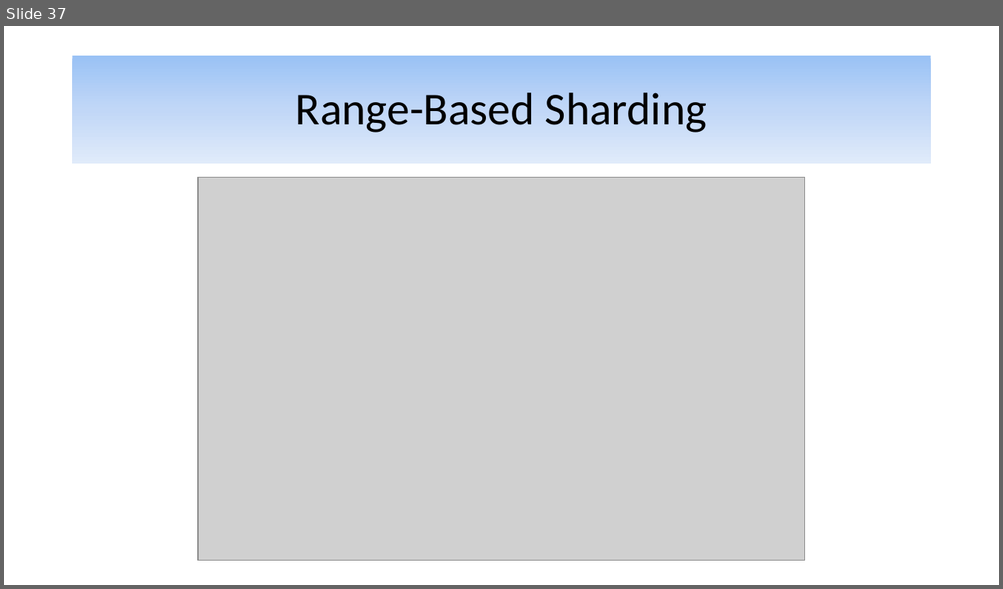
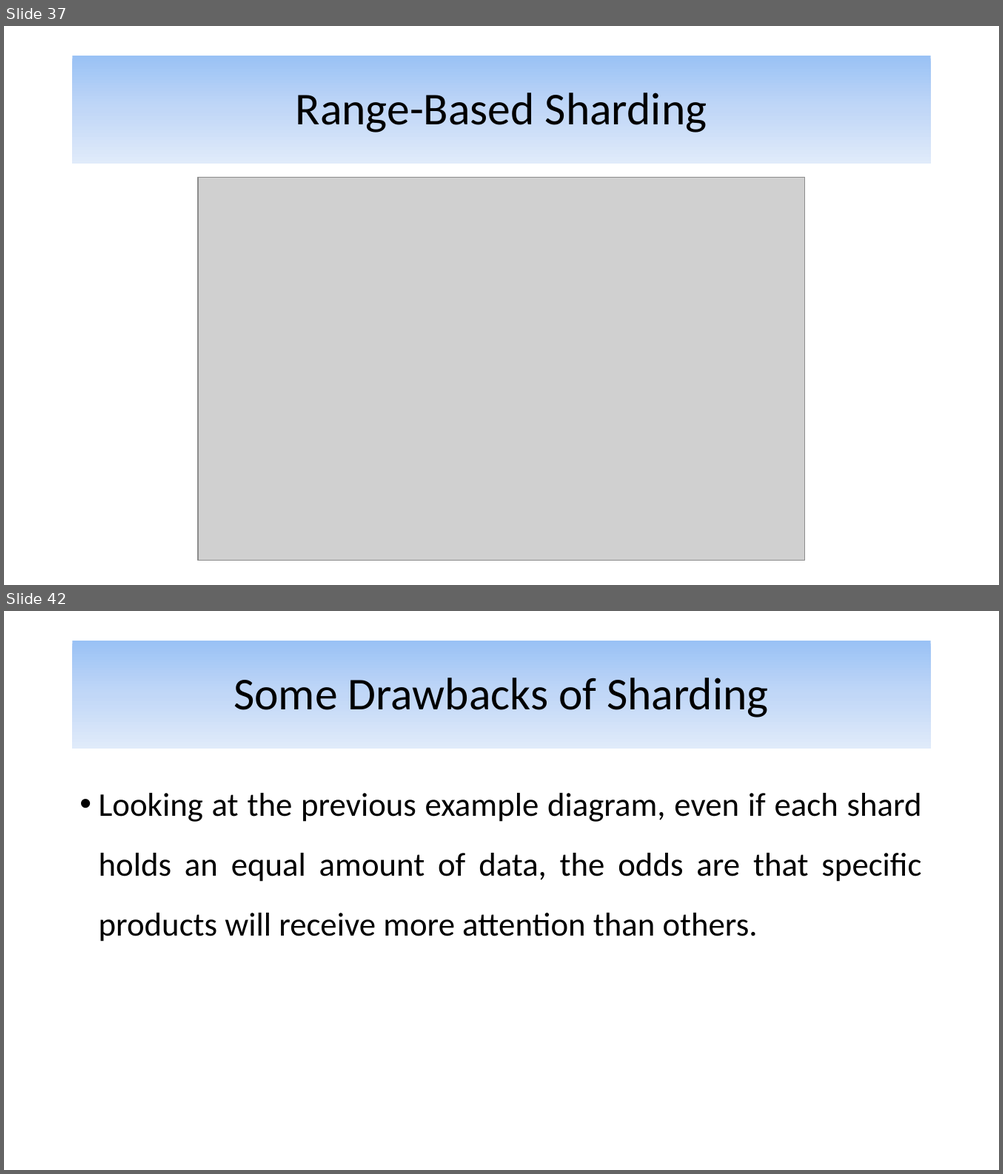
Before and after one commit to alijfri99/presentations, a slide deck: Advanced DBMS Presentation.pptx. Shown one above the other, each under a label of ours: slide 37 before the commit, slides 37 and 42 after it; the slides between them are not shown. The pictures are 1003x589 and 1003x1174 pixels, drawn with LibreOffice and Linux fonts; fonts in the diff are those of the drawing; grey boxes stand for pictures. Boxes give left, top, right and bottom in pixels: in the first picture for what was removed or moved away, otherwise in the second. Text is boxed around its words. In the diff, an @@ line names an element or a change of style, - is before the commit and + after.

```diff
--- a/Advanced DBMS Presentation.pptx
+++ b/Advanced DBMS Presentation.pptx
@@ slide 42 added at bbox=[4, 611, 999, 1170], background #FFFFFF @@
@@ title added at bbox=[73, 641, 930, 749], fill gradient #9AC3F5 to #C2D8F8 to #E1EBFB, 44 pt, text #000000 @@
+Some Drawbacks of Sharding
@@ text added at bbox=[99, 793, 922, 942], 32 pt, text #000000 @@
+• Looking at the previous example diagram, even if each shard holds an equal amount of data, the odds are that specific products will receive more attention than others.
```
Also in this commit, not shown: 15 other slides added.
